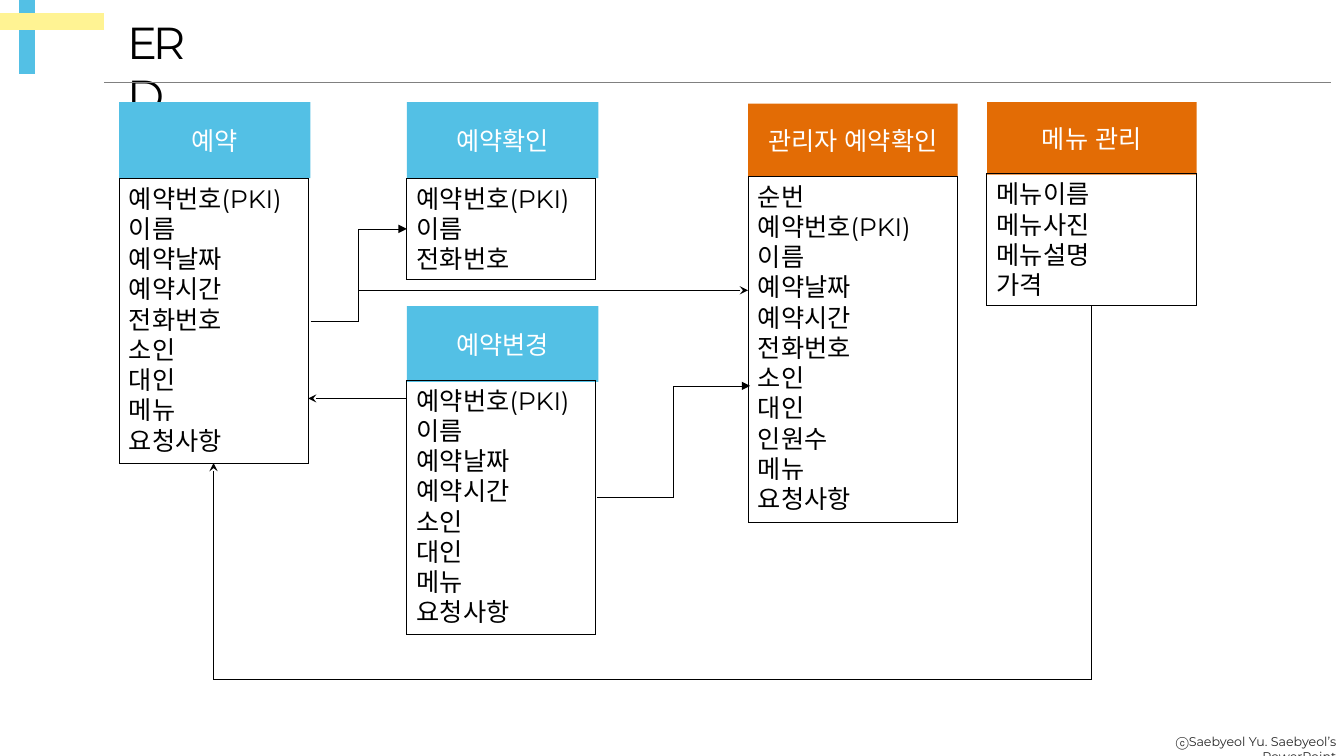
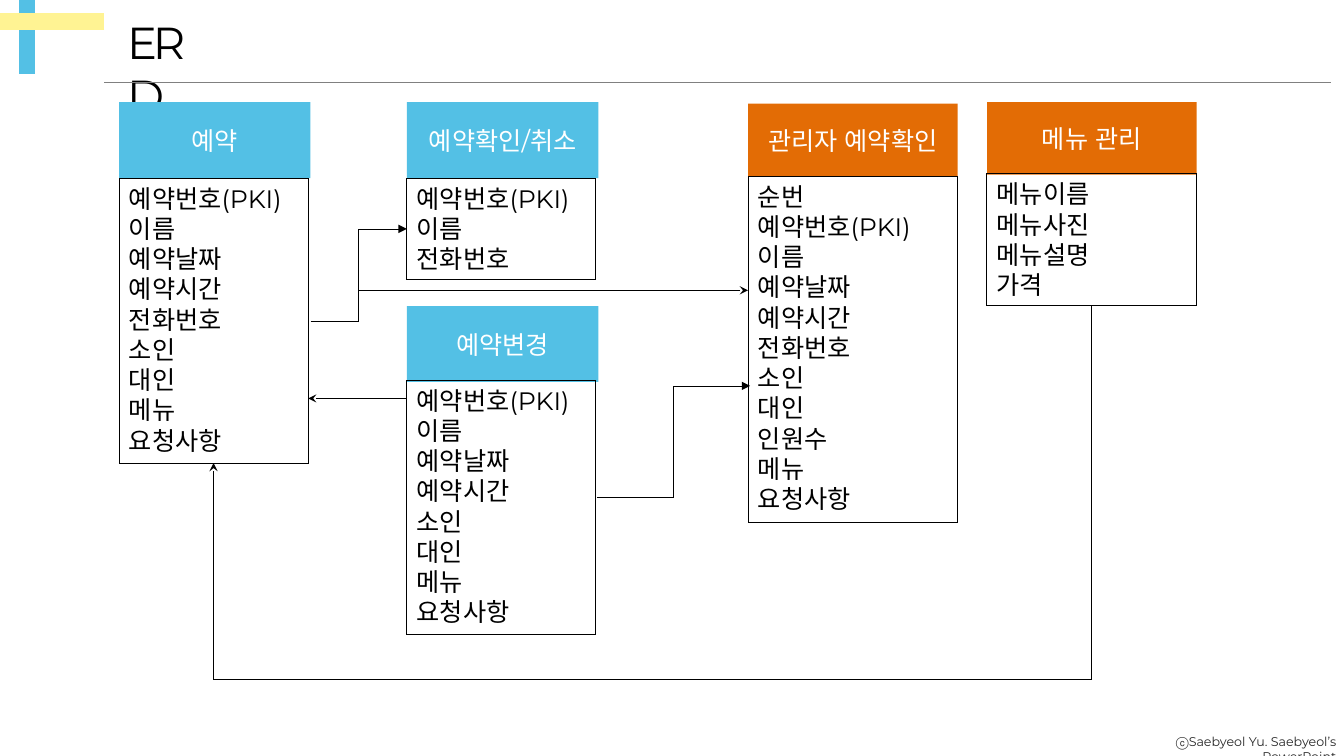
Before and after one commit to 63building/restaurant, a slide deck: slide 13 of 레스토랑 예약 프로젝트 발표 최종본.pptx. Drawn at 1344x756 pixels with LibreOffice and Linux fonts; fonts in the diff are those of the drawing. Boxes give left, top, right and bottom in pixels: in the first picture for what was removed or moved away, otherwise in the second. Text is boxed around its words. In the diff, an @@ line names an element or a change of style, - is before the commit and + after.

```diff
--- a/레스토랑 예약 프로젝트 발표 최종본.pptx
+++ b/레스토랑 예약 프로젝트 발표 최종본.pptx
@@ text in rectangle at (429, 129, 577, 153): text changed @@
-예약확인
+예약확인/취소
```
Also in this commit, not shown: 5 other slides changed, 1 other file.
